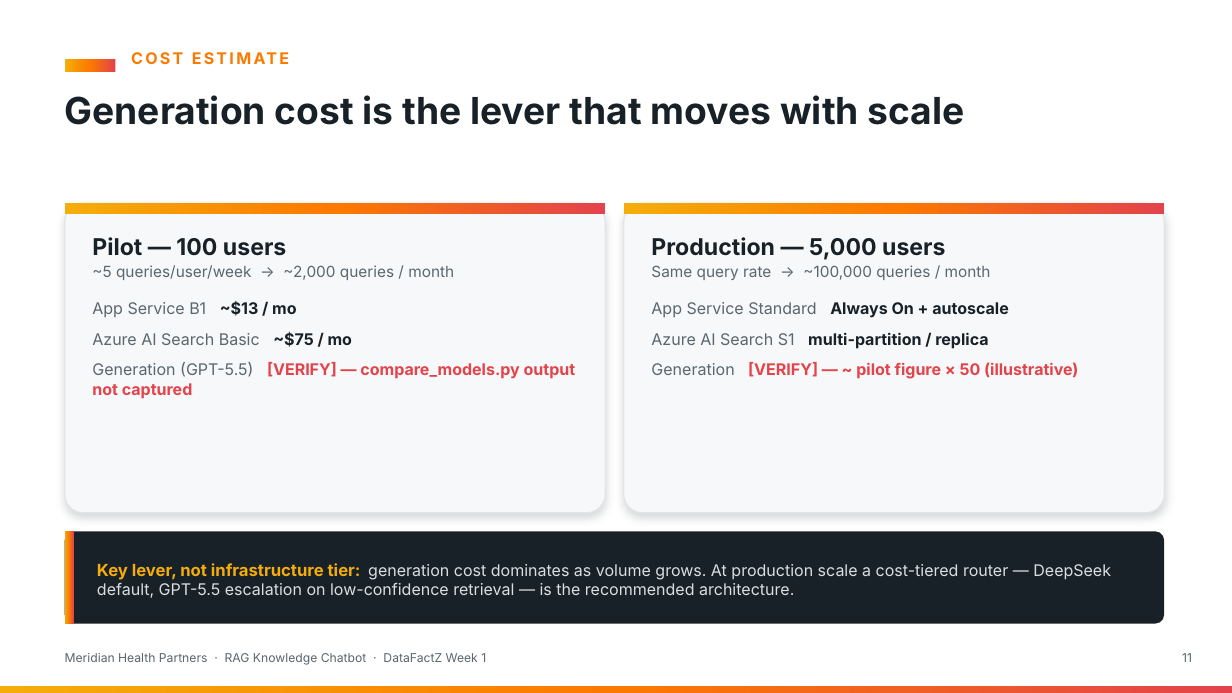
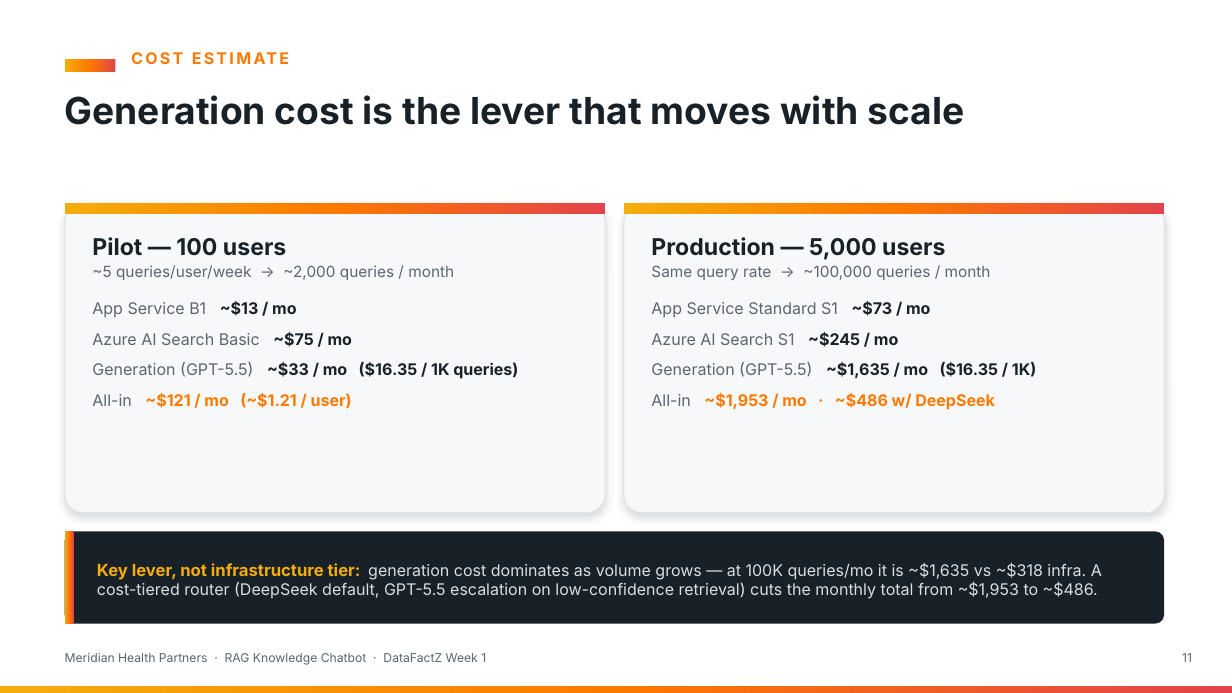
Before and after one commit to ramdfz/rag-week1, a slide deck: slide 11 of Meridian_Week1_Presentation.pptx. Drawn at 1232x693 pixels with LibreOffice and Linux fonts; fonts in the diff are those of the drawing. Boxes give left, top, right and bottom in pixels: in the first picture for what was removed or moved away, otherwise in the second. Text is boxed around its words. In the diff, an @@ line names an element or a change of style, - is before the commit and + after.

```diff
--- a/Meridian_Week1_Presentation.pptx
+++ b/Meridian_Week1_Presentation.pptx
@@ text at [651,300,1036,410]: text changed @@
-App Service Standard Always On + autoscale
-Azure AI Search S1 multi-partition / replica
-Generation [VERIFY] — ~ pilot figure × 50 (illustrative)
+App Service Standard S1 ~$73 / mo
+Azure AI Search S1 ~$245 / mo
+Generation (GPT-5.5) ~$1,635 / mo ($16.35 / 1K)
+All-in ~$1,953 / mo · ~$486 w/ DeepSeek
@@ text at [92,362,518,409]: text changed; text colour #E3434A to #5B666E @@
-Generation (GPT-5.5) [VERIFY] — compare_models.py output not captured
+Generation (GPT-5.5) ~$33 / mo ($16.35 / 1K queries)
+All-in ~$121 / mo (~$1.21 / user)
@@ text at [97,562,1102,599]: text changed @@
-Key lever, not infrastructure tier: generation cost dominates as volume grows. At production scale a cost-tiered router — DeepSeek default, GPT-5.5 escalation on low-confidence retrieval — is the recommended architecture.
+Key lever, not infrastructure tier: generation cost dominates as volume grows — at 100K queries/mo it is ~$1,635 vs ~$318 infra. A cost-tiered router (DeepSeek default, GPT-5.5 escalation on low-confidence retrieval) cuts the monthly total from ~$1,953 to ~$486.
```
Also in this commit, not shown: 1 other slide changed, 15 other files.
